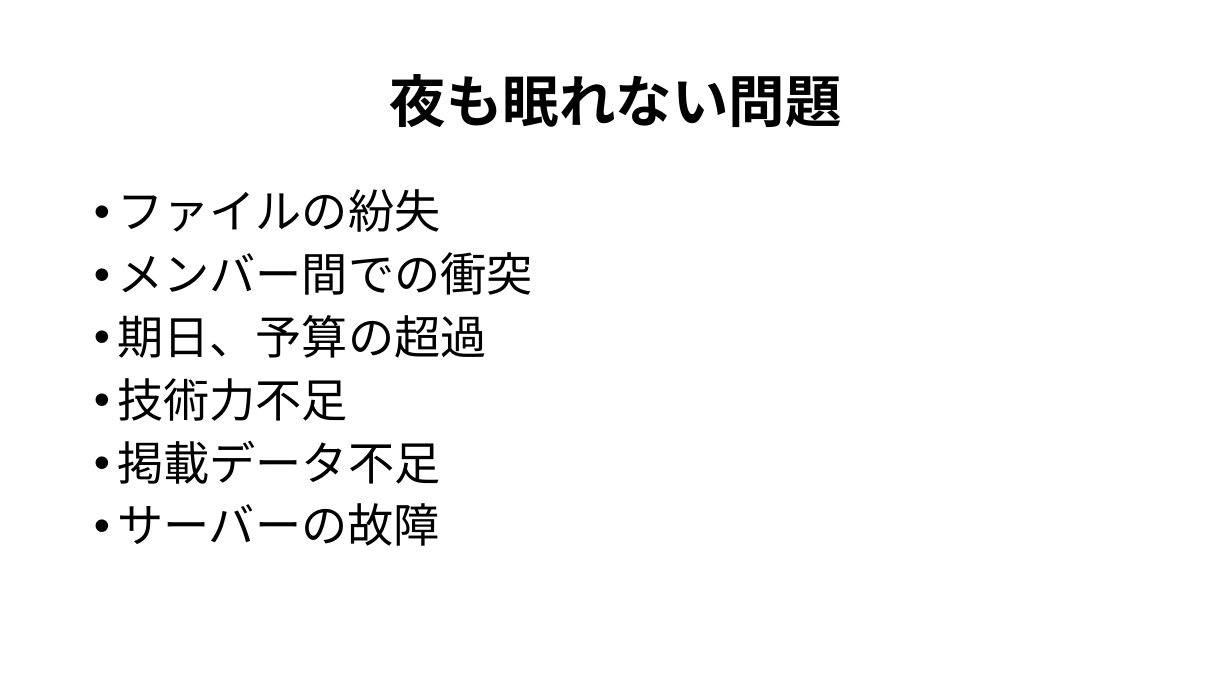
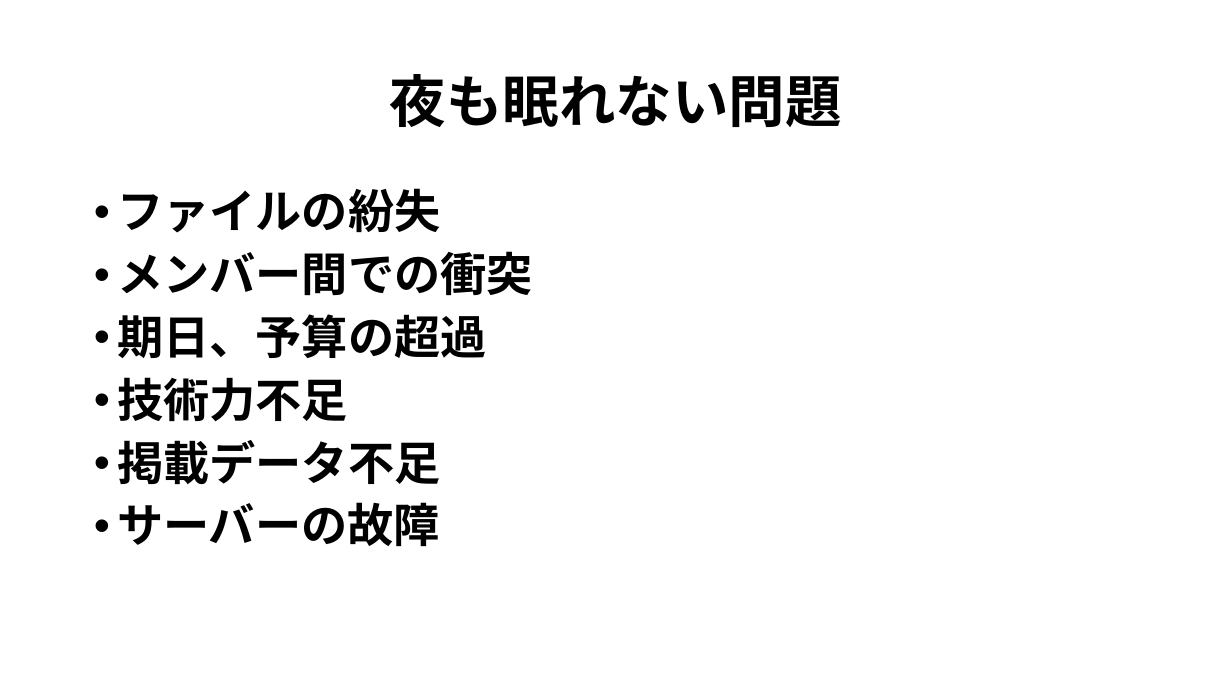
Before and after one commit to kazukiyoshida96/PM-, a slide deck: slide 9 of インセプションデッキ矢吹研A班.pptx. Drawn at 1232x693 pixels with LibreOffice and Linux fonts; fonts in the diff are those of the drawing. Boxes give left, top, right and bottom in pixels: in the first picture for what was removed or moved away, otherwise in the second. Text is boxed around its words. In the diff, an @@ line names an element or a change of style, - is before the commit and + after.

```diff
--- a/インセプションデッキ矢吹研A班.pptx
+++ b/インセプションデッキ矢吹研A班.pptx
@@ text "ファイルの紛失" at <box>117,188,533,546</box>: bold on @@
```
Also in this commit, not shown: 6 other slides changed.
